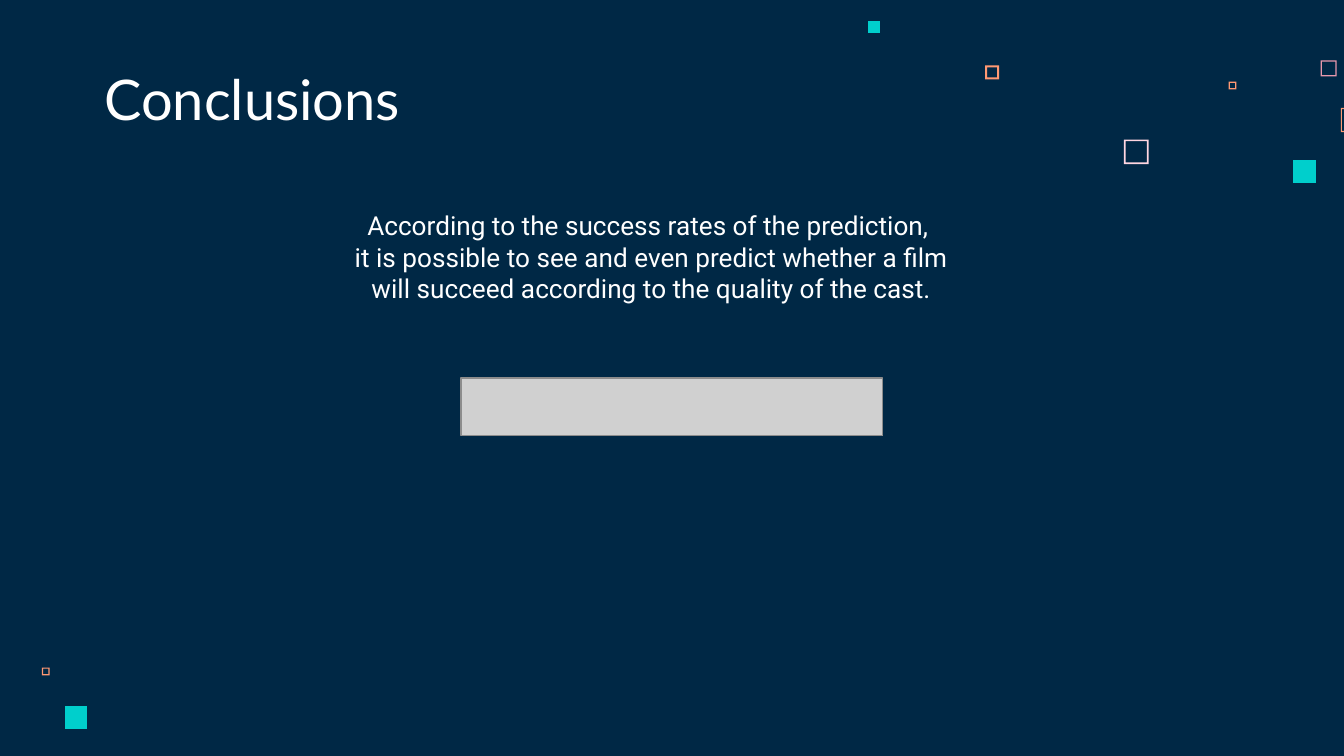
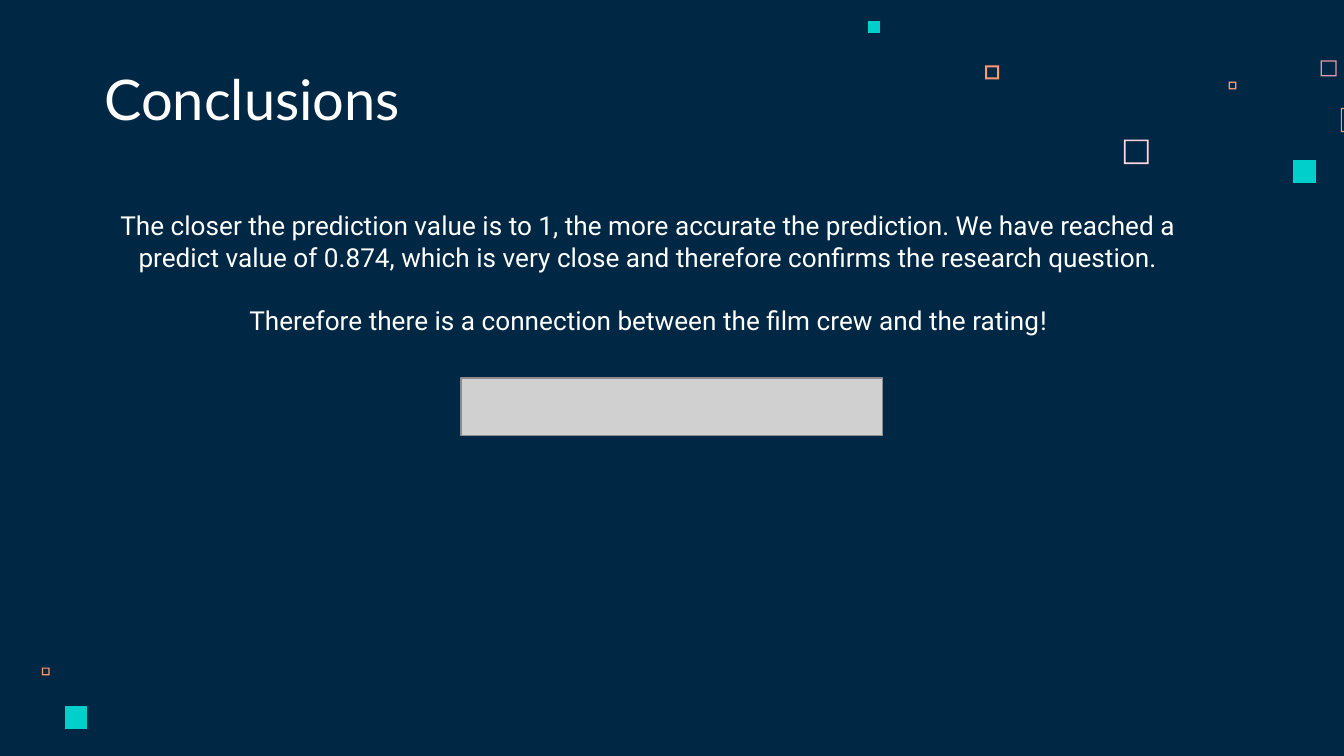
Before and after one commit to dvirharazi/DataScienceMovies, a slide deck: slide 15 of Data Science Tsach and Dvir .pptx. Drawn at 1344x756 pixels with LibreOffice and Linux fonts; fonts in the diff are those of the drawing; grey boxes stand for pictures. Boxes give left, top, right and bottom in pixels: in the first picture for what was removed or moved away, otherwise in the second. Text is boxed around its words. In the diff, an @@ line names an element or a change of style, - is before the commit and + after.

Commit message:
update

```diff
--- a/Data Science Tsach and Dvir .pptx
+++ b/Data Science Tsach and Dvir .pptx
@@ text at [120,215,1174,336]: text changed @@
-According to the success rates of the prediction,
-it is possible to see and even predict whether a film
-will succeed according to the quality of the cast.
+The closer the prediction value is to 1, the more accurate the prediction. We have reached a predict value of 0.874, which is very close and therefore confirms the research question.
+Therefore there is a connection between the film crew and the rating!
```
Also in this commit, not shown: 1 other slide changed.
